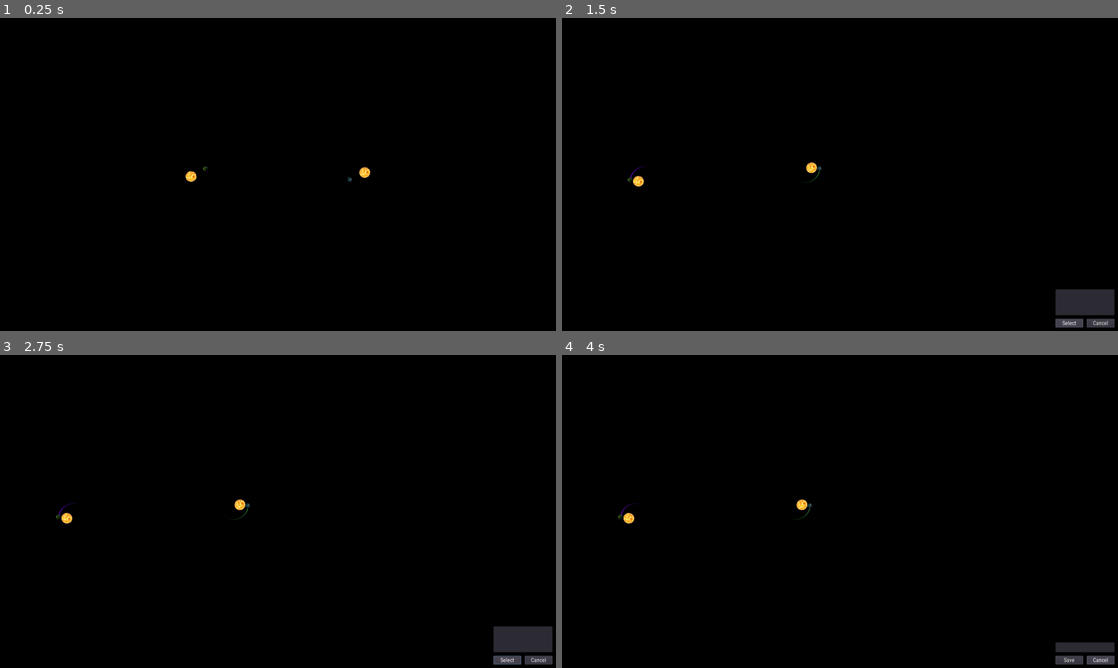
Above: before the commit, frames 1-4 (two rows, left to right).
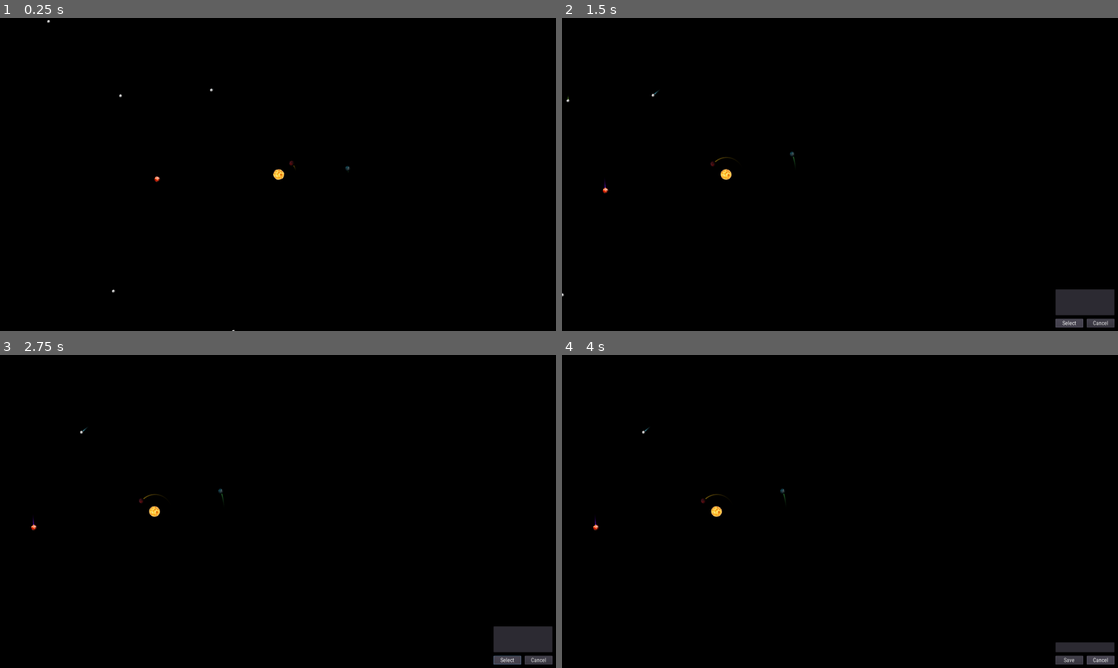
Above: after the commit, the same moments.

Repository: DimalexX/Orbits
Game: Godot game, scene res://Planets.tscn
The game is run twice, just before and just after one commit, with the same random seed, the same clock (stepped at 60 frames per second) and the same inputs.
Inputs (mouse positions are in pixels of both pictures, inside the frame that each line leads up to):
- Up to frame 1 (0.25 s): no input
- Up to frame 2 (1.5 s): tap Enter at 0.5 s; move the mouse to (962, 158) at 0.52 s; hold Right (ui_right) 0.53-1.25 s; click (962, 158) at 0.67 s; tap Space (ui_select) at 0.77 s; click "Load" at 1.25 s
- Up to frame 3 (2.75 s): click "Select" at 2 s
- Up to frame 4 (4 s): click "Cancel" at 2.75 s; click "Save" at 3.5 s

The runs differ from the first frame. In frame 1, 0.2% of the frame differs, in the area x 8-67%, y 0-100%; in frame 2, 0.3%, in the area x 0-47%, y 23-90%; in frame 3, 0.3%; in frame 4, 0.3%.

Commit message:
Подбор параметров

Diff:
--- a/EditDialog.tscn
+++ b/EditDialog.tscn
@@ -42,7 +42,6 @@
 anchor_bottom = 1.0
 
 [node name="HBox9" type="HBoxContainer" parent="PanelContainer/Panel/VBox"]
-visible = false
 margin_right = 236.0
 margin_bottom = 62.0
 
@@ -82,6 +81,8 @@
 margin_bottom = 29.0
 rect_min_size = Vector2( 120, 0 )
 size_flags_horizontal = 8
+context_menu_enabled = false
+shortcut_keys_enabled = false
 
 [node name="HBox6" type="HBoxContainer" parent="PanelContainer/Panel/VBox/HBox9/VBox"]
 margin_top = 33.0
@@ -103,9 +104,10 @@
 margin_bottom = 29.0
 rect_min_size = Vector2( 120, 0 )
 size_flags_horizontal = 10
+context_menu_enabled = false
+shortcut_keys_enabled = false
 
 [node name="HBox2" type="HBoxContainer" parent="PanelContainer/Panel/VBox"]
-visible = false
 margin_top = 66.0
 margin_right = 236.0
 margin_bottom = 95.0
@@ -125,9 +127,10 @@
 margin_bottom = 29.0
 rect_min_size = Vector2( 145, 0 )
 size_flags_horizontal = 10
+context_menu_enabled = false
+shortcut_keys_enabled = false
 
 [node name="HBox3" type="HBoxContainer" parent="PanelContainer/Panel/VBox"]
-visible = false
 margin_top = 99.0
 margin_right = 236.0
 margin_bottom = 128.0
@@ -147,9 +150,10 @@
 margin_bottom = 29.0
 rect_min_size = Vector2( 145, 0 )
 size_flags_horizontal = 10
+context_menu_enabled = false
+shortcut_keys_enabled = false
 
 [node name="HBox4" type="HBoxContainer" parent="PanelContainer/Panel/VBox"]
-visible = false
 margin_top = 132.0
 margin_right = 236.0
 margin_bottom = 161.0
@@ -169,9 +173,10 @@
 margin_bottom = 29.0
 rect_min_size = Vector2( 145, 0 )
 size_flags_horizontal = 10
+context_menu_enabled = false
+shortcut_keys_enabled = false
 
 [node name="HBox5" type="HBoxContainer" parent="PanelContainer/Panel/VBox"]
-visible = false
 margin_top = 165.0
 margin_right = 236.0
 margin_bottom = 194.0
@@ -191,9 +196,10 @@
 margin_bottom = 29.0
 rect_min_size = Vector2( 145, 0 )
 size_flags_horizontal = 10
+context_menu_enabled = false
+shortcut_keys_enabled = false
 
 [node name="HBox7" type="HBoxContainer" parent="PanelContainer/Panel/VBox"]
-visible = false
 margin_top = 198.0
 margin_right = 236.0
 margin_bottom = 227.0
@@ -213,8 +219,11 @@
 margin_bottom = 29.0
 rect_min_size = Vector2( 145, 0 )
 size_flags_horizontal = 10
+context_menu_enabled = false
+shortcut_keys_enabled = false
 
 [node name="Grid" type="GridContainer" parent="PanelContainer/Panel/VBox"]
+visible = false
 margin_right = 236.0
 margin_bottom = 228.0
 grow_horizontal = 2
@@ -399,7 +408,7 @@
 expand = true
 
 [node name="HBox8" type="HBoxContainer" parent="PanelContainer/Panel/VBox"]
-margin_top = 232.0
+margin_top = 231.0
 margin_right = 236.0
 margin_bottom = 271.0
 size_flags_vertical = 3
@@ -407,7 +416,6 @@
 alignment = 1
 
 [node name="BOK" type="Button" parent="PanelContainer/Panel/VBox/HBox8"]
-visible = false
 margin_left = 33.0
 margin_top = 7.0
 margin_right = 113.0
@@ -417,9 +425,9 @@
 text = "OK"
 
 [node name="BCancel" type="Button" parent="PanelContainer/Panel/VBox/HBox8"]
-margin_left = 78.0
+margin_left = 123.0
 margin_top = 7.0
-margin_right = 158.0
+margin_right = 203.0
 margin_bottom = 32.0
 rect_min_size = Vector2( 80, 25 )
 size_flags_vertical = 4
--- a/Planet.gd
+++ b/Planet.gd
@@ -42,7 +42,7 @@
 			turned = true
 	if linear_velocity.x < 0 and linear_velocity.y < 0:
 		if turned:
-			num_of_points = min(points_in_period * 1.5, MAX_NUM_OF_POINTS)
+			num_of_points = min(points_in_period * 1.2, MAX_NUM_OF_POINTS)
 			points_in_period = 0
 			turned = false
 		else:
@@ -95,7 +95,7 @@
 	for pl in other_planets:
 		pl_global_position = pl.global_position
 		add_central_force(global_position.direction_to(pl_global_position)*
-			mass*pl.mass/global_position.distance_squared_to(pl_global_position)*6.6725) #*0.66725)
+			mass*pl.mass/global_position.distance_squared_to(pl_global_position)) #*0.66725)
 
 
 func save():
--- a/Planets.gd
+++ b/Planets.gd
@@ -1,10 +1,10 @@
 extends Node2D
 
-const RND_GEN_ASTEROIDS_X = 1000
-const RND_GEN_ASTEROIDS_Y = 600
-const RND_GEN_ASTEROIDS_SOL_DIST = 400
-const RND_GEN_ASTEROIDS_MIN_SPEED = 30
-const RND_GEN_ASTEROIDS_MAX_SPEED = 50
+const RND_GEN_ASTEROIDS_X = 800
+const RND_GEN_ASTEROIDS_Y = 500
+const RND_GEN_ASTEROIDS_SOL_DIST = 300
+const RND_GEN_ASTEROIDS_MIN_SPEED = 20
+const RND_GEN_ASTEROIDS_MAX_SPEED = 40
 const RND_GEN_ASTEROIDS_ANGLE = .5
 const RND_GEN_ASTEROIDS_MIN_MASS = .01
 const RND_GEN_ASTEROIDS_MAX_MASS = 1
@@ -75,7 +75,7 @@
 	randomize()
 	planets = get_tree().get_nodes_in_group("Planet")
 	sort_planets()
-	generate_asteroids(0)
+	generate_asteroids(5)
 	sol_camera.global_position = calc_mass_center()
 	sol_camera.smoothing_enabled = true
 	OS.min_window_size = Vector2(500, 400)
--- a/Planets.tscn
+++ b/Planets.tscn
@@ -6,11 +6,12 @@
 [ext_resource path="res://IMG/Star.png" type="Texture" id=4]
 [ext_resource path="res://PlanetInfo.tscn" type="PackedScene" id=5]
 [ext_resource path="res://IMG/P01.png" type="Texture" id=6]
-[ext_resource path="res://IMG/P03.png" type="Texture" id=7]
+[ext_resource path="res://IMG/P05.png" type="Texture" id=7]
 [ext_resource path="res://FileLIst.tscn" type="PackedScene" id=8]
 [ext_resource path="res://FileNameEdit.tscn" type="PackedScene" id=9]
 [ext_resource path="res://EditPlanetMenu.tscn" type="PackedScene" id=10]
 [ext_resource path="res://EditDialog.tscn" type="PackedScene" id=11]
+[ext_resource path="res://IMG/P09.png" type="Texture" id=12]
 
 [node name="Orbits" type="Node2D"]
 pause_mode = 2
@@ -98,9 +99,7 @@
 [node name="Planets" type="Node" parent="."]
 
 [node name="Sol" parent="Planets" instance=ExtResource( 2 )]
-position = Vector2( -250, 0 )
-mass = 100000.0
-linear_velocity = Vector2( 0, 23 )
+mass = 1e+06
 __meta__ = {
 "_edit_group_": true
 }
@@ -108,34 +107,32 @@
 [node name="Sprite" parent="Planets/Sol" index="0"]
 texture = ExtResource( 4 )
 
-[node name="Sol2" parent="Planets" instance=ExtResource( 2 )]
-position = Vector2( 250, 0 )
-mass = 100000.0
-linear_velocity = Vector2( 0, -23 )
-__meta__ = {
-"_edit_group_": true
-}
-
-[node name="Sprite" parent="Planets/Sol2" index="0"]
-texture = ExtResource( 4 )
-
 [node name="Planet" parent="Planets" instance=ExtResource( 2 )]
 position = Vector2( 200, 0 )
-mass = 10.0
-linear_velocity = Vector2( 0, 70 )
+mass = 1000.0
+linear_velocity = Vector2( 0, -70 )
 
 [node name="Sprite" parent="Planets/Planet" index="0"]
 scale = Vector2( 0.5, 0.5 )
 texture = ExtResource( 6 )
 
 [node name="Planet2" parent="Planets" instance=ExtResource( 2 )]
-position = Vector2( -200, 0 )
-mass = 10.0
-linear_velocity = Vector2( 0, -70 )
+position = Vector2( -350, 0 )
+mass = 10000.0
+linear_velocity = Vector2( 0, 55 )
 
 [node name="Sprite" parent="Planets/Planet2" index="0"]
 scale = Vector2( 0.5, 0.5 )
 texture = ExtResource( 7 )
+
+[node name="Planet3" parent="Planets" instance=ExtResource( 2 )]
+position = Vector2( 50, 0 )
+mass = 100.0
+linear_velocity = Vector2( 0, -140 )
+
+[node name="Sprite" parent="Planets/Planet3" index="0"]
+scale = Vector2( 0.5, 0.5 )
+texture = ExtResource( 12 )
 
 [node name="Camera2D" type="Camera2D" parent="."]
 current = true
@@ -178,6 +175,6 @@
 [editable path="UI/EditPlanetMenu"]
 [editable path="UI/EditDialog"]
 [editable path="Planets/Sol"]
-[editable path="Planets/Sol2"]
 [editable path="Planets/Planet"]
 [editable path="Planets/Planet2"]
+[editable path="Planets/Planet3"]
Not shown: 1 places in Planets.tscn that only renumber resources
Not shown, changed: todo.txt
